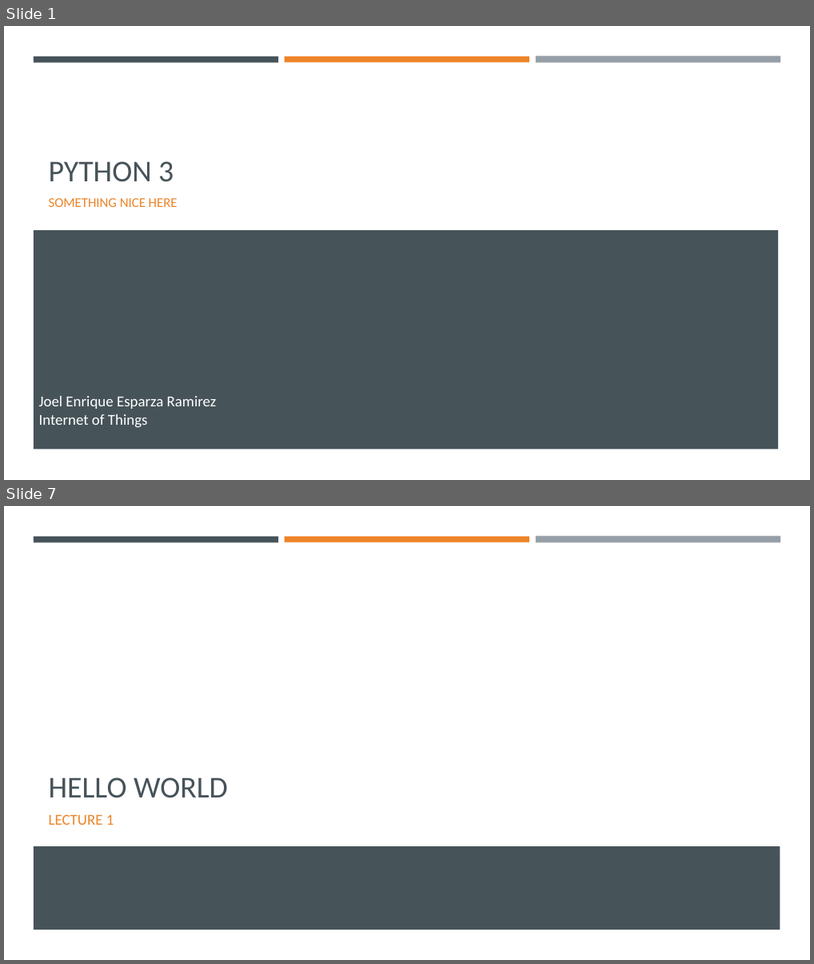
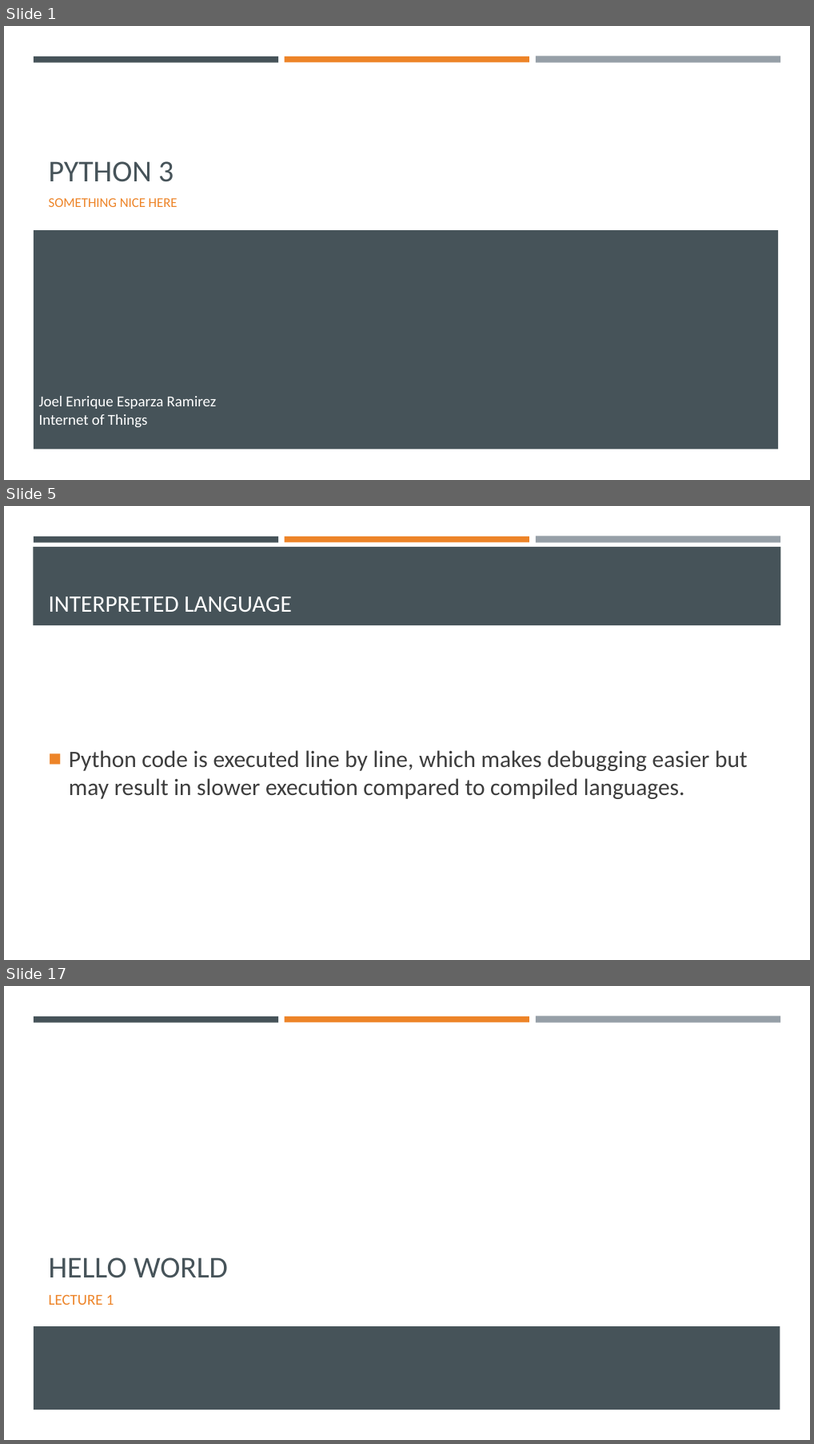
Before and after one commit to Ghost0396/iot, a slide deck: python/Python 3.pptx. Shown one above the other, each under a label of ours: slides 1 and 7 before the commit, slides 1, 5 and 17 after it; the slides between them are not shown. The pictures are 814x964 and 814x1444 pixels, drawn with LibreOffice and Linux fonts; fonts in the diff are those of the drawing. Boxes give left, top, right and bottom in pixels: in the first picture for what was removed or moved away, otherwise in the second. Text is boxed around its words. In the diff, an @@ line names an element or a change of style, - is before the commit and + after.

Commit message:
update Python3 lecture

```diff
--- a/python/Python 3.pptx
+++ b/python/Python 3.pptx
@@ slide 5 added at <box>4,506,810,960</box>, background #FFFFFF; not listed: 3 template elements that a slide beside it also shows @@
@@ rectangle added at <box>33,547,782,625</box>, fill #465359 @@
@@ title added at <box>49,596,292,612</box>, 28 pt, text #FFFFFF @@
+INTERPRETED LANGUAGE
@@ text added at <box>69,750,748,799</box>, 28 pt, text #3D3D3D @@
+■ Python code is executed line by line, which makes debugging easier but may result in slower execution compared to compiled languages.
@@ what was slide 7 is now slide 17 @@
```
Also in this commit, not shown: 4 slides changed, 12 other slides added, 3 slides removed, 4 other files.
